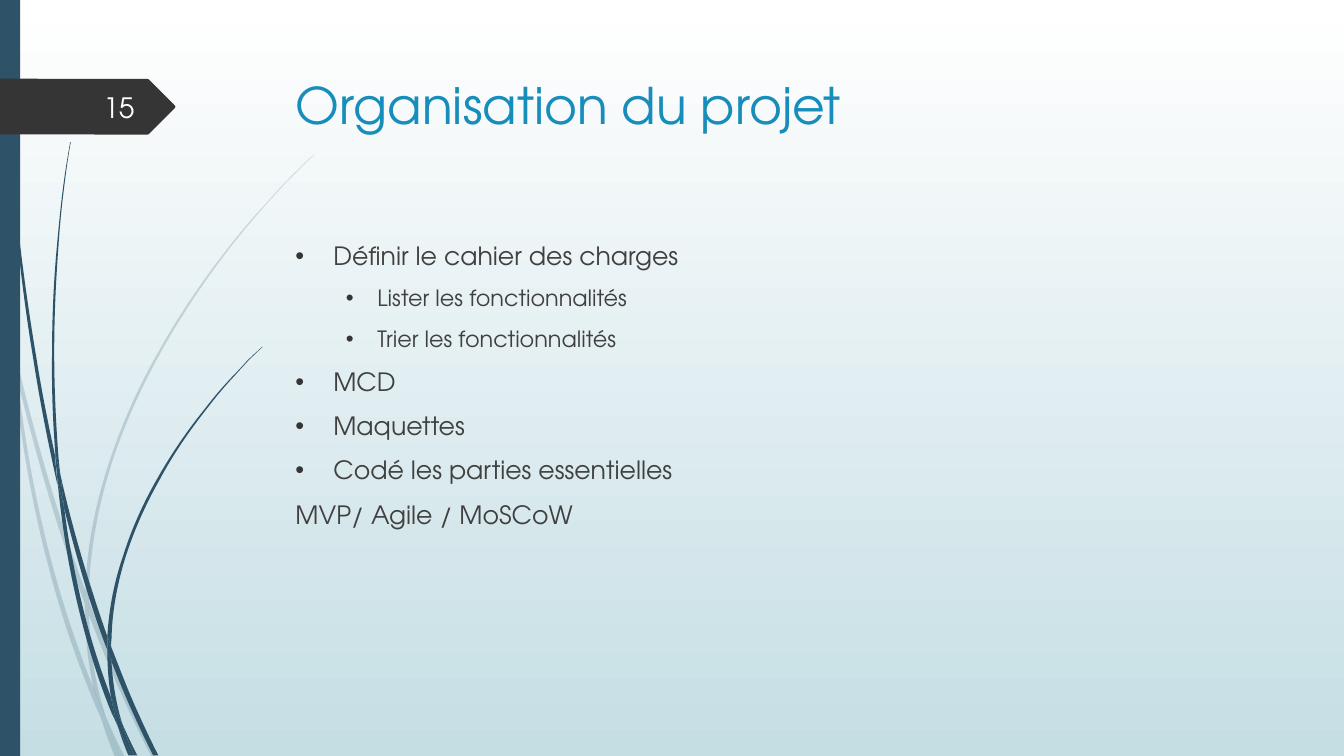
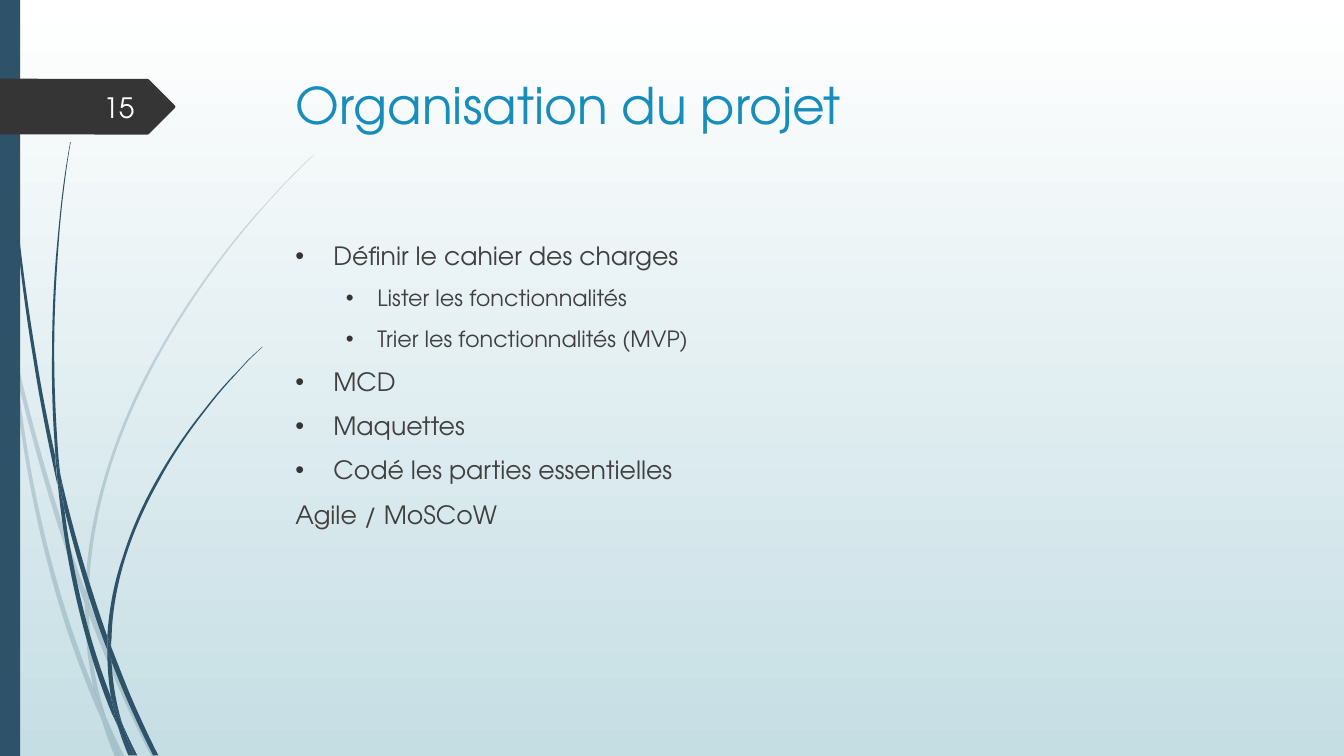
Before and after one commit to LisaF0/projet, a slide deck: slide 15 of aDoc/Projet boutique en ligne.pptx. Drawn at 1344x756 pixels with LibreOffice and Linux fonts; fonts in the diff are those of the drawing. Boxes give left, top, right and bottom in pixels: in the first picture for what was removed or moved away, otherwise in the second. Text is boxed around its words. In the diff, an @@ line names an element or a change of style, - is before the commit and + after.

```diff
--- a/aDoc/Projet boutique en ligne.pptx
+++ b/aDoc/Projet boutique en ligne.pptx
@@ text at [377,330,688,352]: text changed @@
-  • Trier les fonctionnalités
+  • Trier les fonctionnalités (MVP)
@@ text at [295,505,497,530]: text changed @@
-MVP/ Agile / MoSCoW
+Agile / MoSCoW
```
Also in this commit, not shown: 17 other slides changed, 2 slides added, 1 slide removed, 8 other files.
